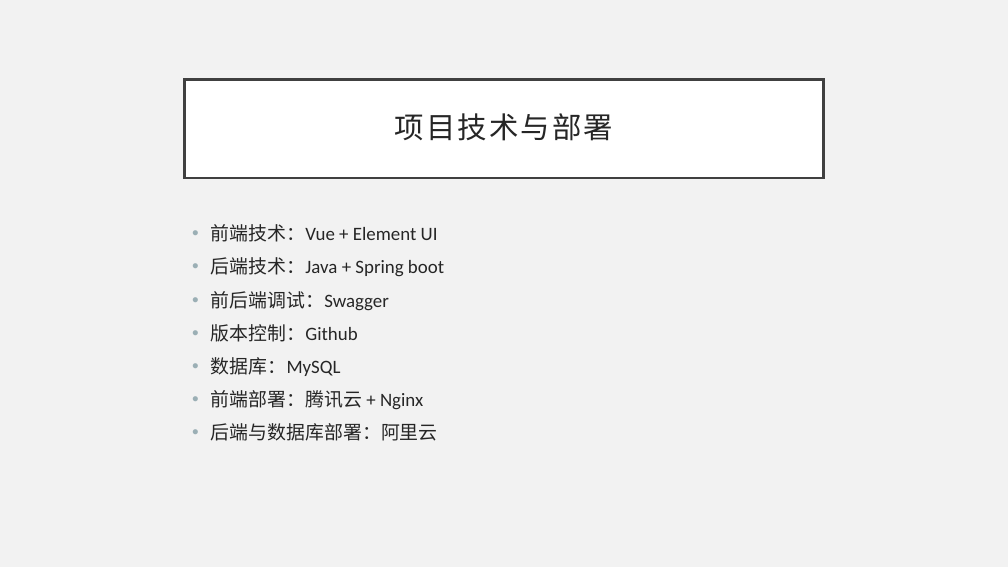
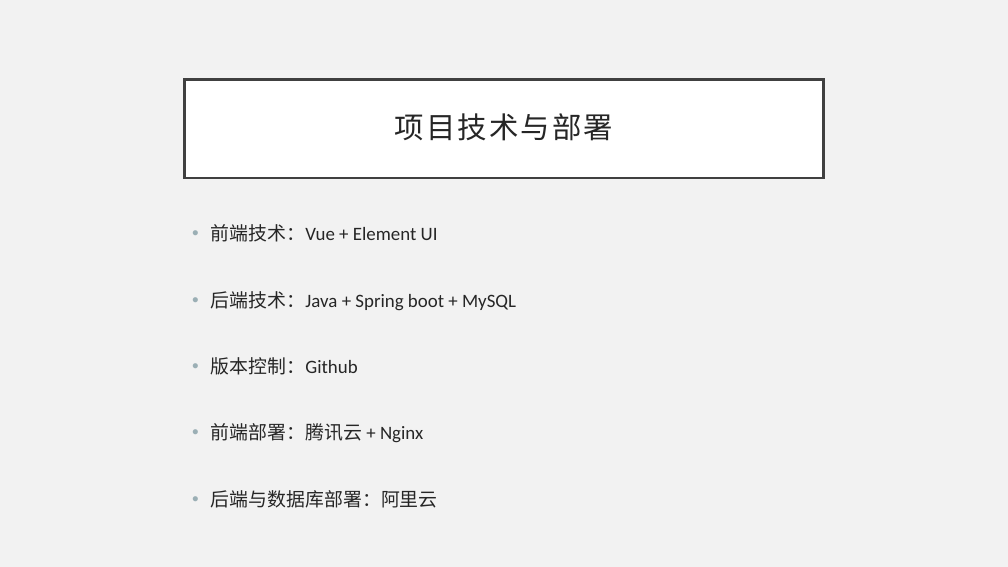
Before and after one commit to ceej7/ProjMGT, a slide deck: slide 3 of achieveit-docs/week8/演示文档_G03.pptx. Drawn at 1008x567 pixels with LibreOffice and Linux fonts; fonts in the diff are those of the drawing. Boxes give left, top, right and bottom in pixels: in the first picture for what was removed or moved away, otherwise in the second. Text is boxed around its words. In the diff, an @@ line names an element or a change of style, - is before the commit and + after.

```diff
--- a/achieveit-docs/week8/演示文档_G03.pptx
+++ b/achieveit-docs/week8/演示文档_G03.pptx
@@ text at box(211, 291, 516, 310): text changed @@
-• 后端技术：Java + Spring boot
-• 前后端调试：Swagger
+• 后端技术：Java + Spring boot + MySQL
@@ text at box(211, 357, 341, 376): paragraph removed @@
-• 数据库：MySQL
```
Also in this commit, not shown: 3 other slides changed, 9 slides added, 1 slide removed, 5 other files.
